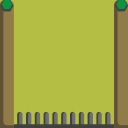
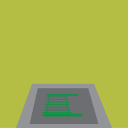
Before/after of a 128x128 layered artwork. What changed in the layer stack:
added layer "Calque 94" above "Calque 93" over bbox(0, 0, 128, 128)
hid "Calque 90" over bbox(0, 0, 128, 128)
